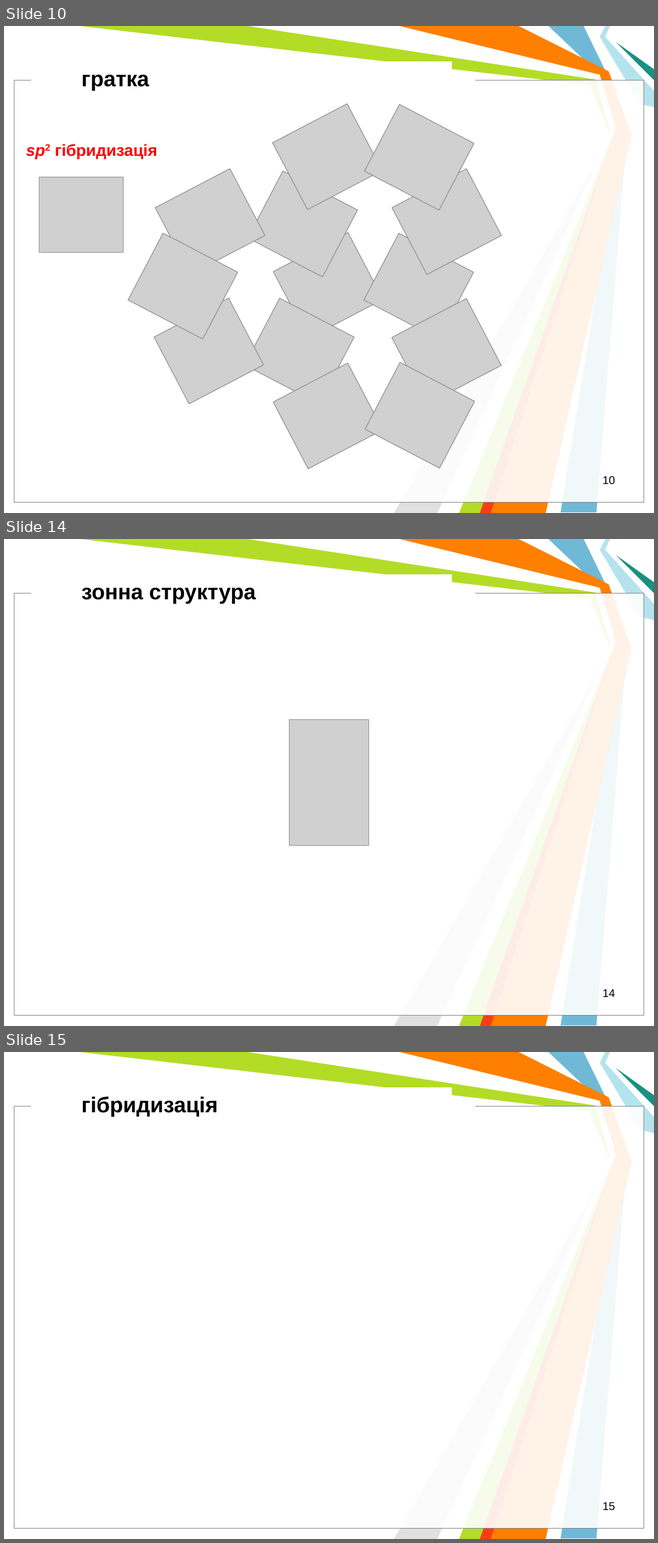
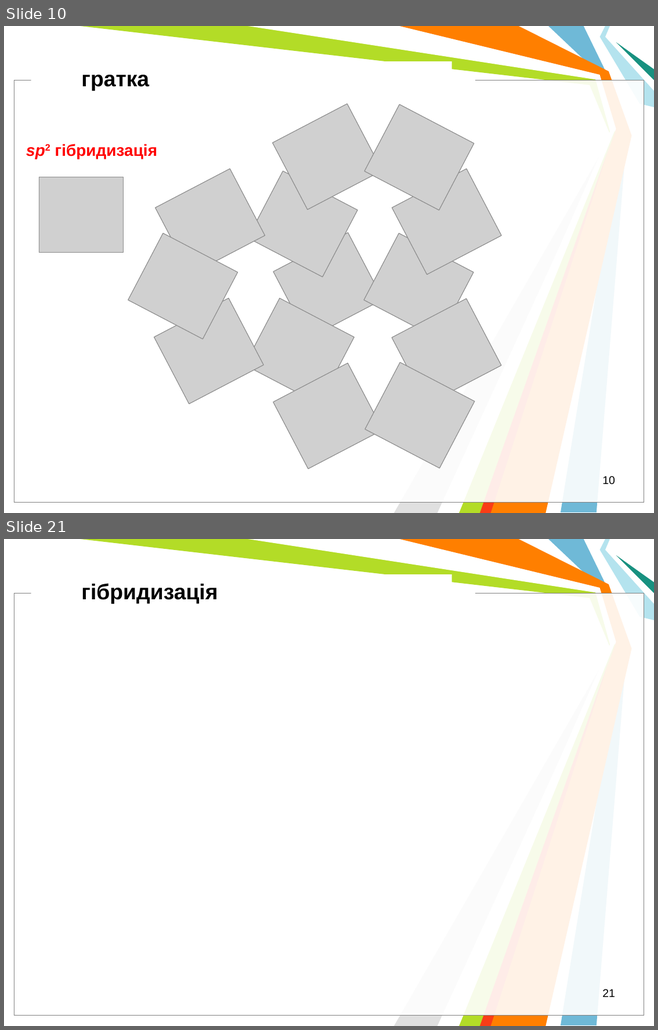
Before and after one commit to l432/NMK, a slide deck: Lecture/Nanoelectronika/Present/NanoelectronV5.ppt. Shown one above the other, each under a label of ours: slides 10, 14 and 15 before the commit, slides 10 and 21 after it; the slides between them are not shown. The pictures are 658x1543 and 658x1030 pixels, drawn with LibreOffice and Linux fonts; fonts in the diff are those of the drawing; grey boxes stand for pictures; background and template pictures are left out. Boxes give left, top, right and bottom in pixels: in the first picture for what was removed or moved away, otherwise in the second. Text is boxed around its words. In the diff, an @@ line names an element or a change of style, - is before the commit and + after.

```diff
--- a/Lecture/Nanoelectronika/Present/NanoelectronV5.ppt
+++ b/Lecture/Nanoelectronika/Present/NanoelectronV5.ppt
@@ slide 14 removed at (4,539,654,1026), background #FFFFFF; not listed: 11 template elements that a slide beside it also shows @@
@@ text removed at (81,588,256,603) @@
-зонна структура
@@ picture removed at (289,719,369,846) @@
@@ page number removed at (602,989,615,997) @@
-14
@@ what was slide 15 is now slide 21 @@
@@ page number at (602,989,615,997): text changed @@
-15
+21
```
Also in this commit, not shown: 2 slides changed, 9 slides added, 1 other slide removed, 3 other files.
